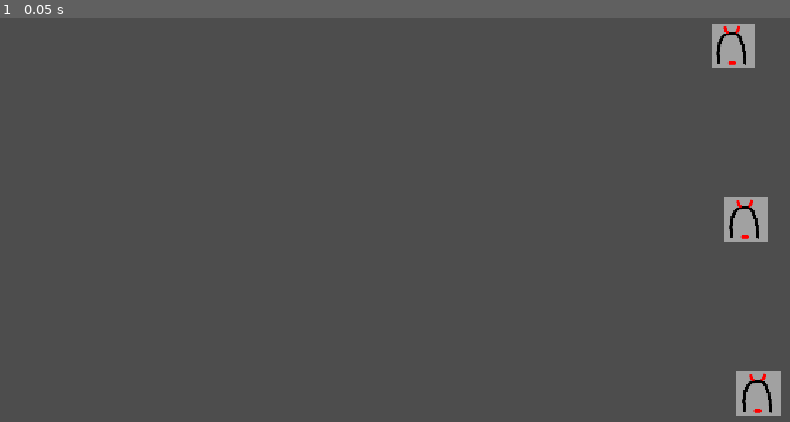
Above: before the commit, frame 1.
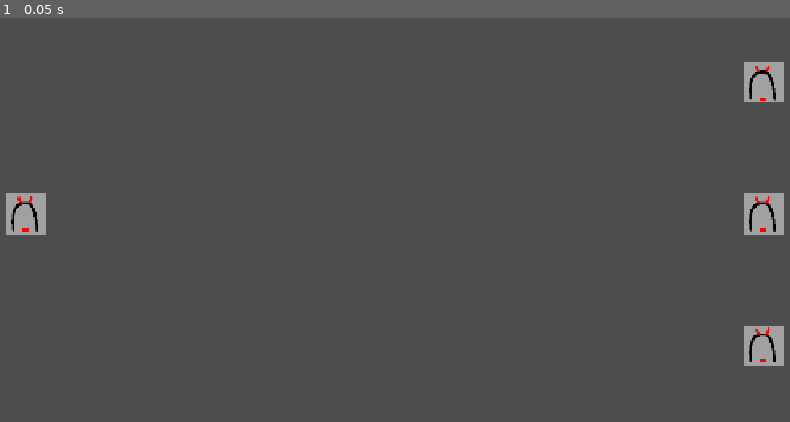
Above: after the commit, the same moment.

Repository: LukasReil/dungeon-ag
Game: Godot game, scene res://roomScene.tscn
Two runs of this game, one before a commit and one after it. Both use one fixed random seed, a clock stepped at 60 frames per second and the inputs below.
Inputs:
- Up to frame 1 (0.05 s): no input

The runs differ from the first frame. In frame 1, 3.3% of the frame differs, in the area x 0-100%, y 1-99%.

Commit message:
Added Room Entry

Diff:
--- a/project.godot
+++ b/project.godot
@@ -17,6 +17,9 @@
 
 [display]
 
+window/size/viewport_width=1280
+window/size/viewport_height=720
+window/size/resizable=false
 window/stretch/mode="canvas_items"
 window/stretch/aspect="expand"
 
--- a/roomScene.tscn
+++ b/roomScene.tscn
@@ -2,18 +2,26 @@
 
 [ext_resource type="Script" uid="uid://byp782sqanrdh" path="res://room_loader.gd" id="1_swdke"]
 [ext_resource type="PackedScene" uid="uid://c260l7tlu410v" path="res://level/roomElements/enemy/enemy_spawner.tscn" id="2_mhf5n"]
+[ext_resource type="Texture2D" uid="uid://cy6qumqsdgqft" path="res://level/roomElements/enemy/enemy_spawner_texture_placeholder.png" id="3_c55gg"]
 
 [node name="Node2D" type="Node2D" unique_id=1880088253]
 
 [node name="EnemySpawnerTopBound" type="Node2D" parent="." unique_id=705635738]
-position = Vector2(1063, 81)
+position = Vector2(1230, 150)
 
-[node name="RoomLoader" type="Node" parent="." unique_id=335096796 node_paths=PackedStringArray("ENEMY_SPAWNER_TOP_BOUND", "ENEMY_SPAWNER_BOTTOM_BOUND")]
+[node name="RoomLoader" type="Node" parent="." unique_id=335096796 node_paths=PackedStringArray("ENEMY_SPAWNER_TOP_BOUND", "ENEMY_SPAWNER_BOTTOM_BOUND", "ENTRY")]
 script = ExtResource("1_swdke")
 ENEMY_SPAWNER_TEMPLATE = ExtResource("2_mhf5n")
 ENEMY_SPAWNERS = Array[int]([0, 0, 0])
 ENEMY_SPAWNER_TOP_BOUND = NodePath("../EnemySpawnerTopBound")
 ENEMY_SPAWNER_BOTTOM_BOUND = NodePath("../EnemySpawnerBottomBound")
+ENTRY = NodePath("../Entry")
 
 [node name="EnemySpawnerBottomBound" type="Node2D" parent="." unique_id=659823040]
-position = Vector2(1100, 582)
+position = Vector2(1230, 570)
+
+[node name="Entry" type="Node2D" parent="." unique_id=1638037068]
+position = Vector2(50, 360)
+
+[node name="Sprite2D" type="Sprite2D" parent="Entry" unique_id=955214143]
+texture = ExtResource("3_c55gg")
--- a/room_loader.gd
+++ b/room_loader.gd
@@ -1,5 +1,7 @@
 extends Node
 
+
+@export_category("Enemy Spawn Config")
 @export var ENEMY_SPAWNER_TEMPLATE: PackedScene
 
 @export var ENEMY_SPAWNERS: Array[int]
@@ -7,6 +9,10 @@
 
 @export var ENEMY_SPAWNER_TOP_BOUND: Node2D
 @export var ENEMY_SPAWNER_BOTTOM_BOUND: Node2D
+
+@export_category("Player")
+@export var ENTRY: Node2D
+@export var PLAYER_TEMPLATE: PackedScene
 
 # Called when the node enters the scene tree for the first time.
 func _ready() -> void:
@@ -24,6 +30,8 @@
 		add_child(enemy_spawner_instance)
 
 
+	spawn_player()
+
 # Called every frame. 'delta' is the elapsed time since the previous frame.
 func _process(delta: float) -> void:
 	pass
@@ -36,3 +44,12 @@
 	var delta = ENEMY_SPAWNER_BOTTOM_BOUND.position - ENEMY_SPAWNER_TOP_BOUND.position
 	var step = delta / (ENEMY_SPAWNER_COUNT - 1)
 	return ENEMY_SPAWNER_TOP_BOUND.position + index * step
+
+func spawn_player() -> void:
+	if PLAYER_TEMPLATE == null:
+		push_warning("Not Player Template supplied!")
+		return
+
+	var player_instance = PLAYER_TEMPLATE.instantiate()
+	player_instance.init(ENTRY.global_position)
+	add_child(player_instance)
